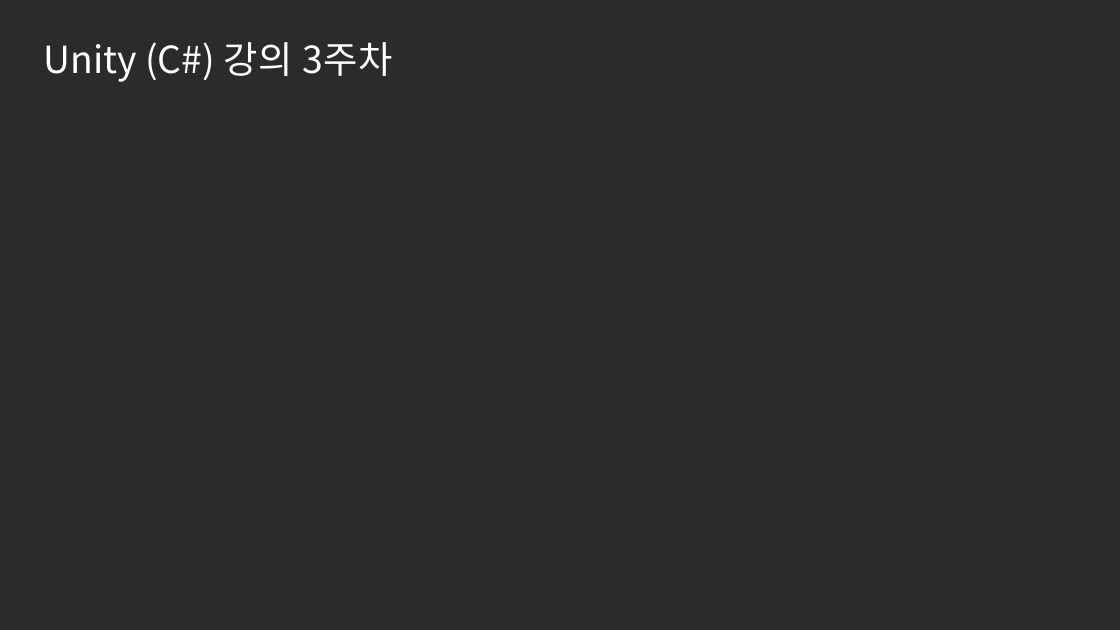
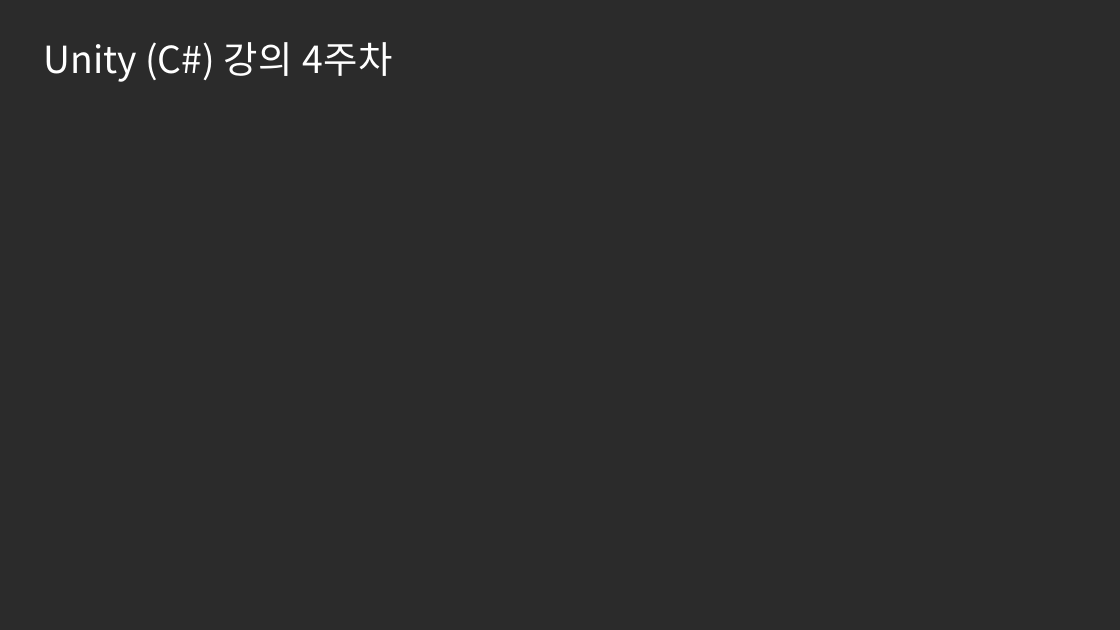
Before and after one commit to JJaery/SBSGameAcademy3, a slide deck: slide 1 of 4주차/SBS게임아카데미_UNITY주말4개월_4주차(유니티).pptx. Drawn at 1120x630 pixels with LibreOffice and Linux fonts; fonts in the diff are those of the drawing; background and template pictures are left out; a plain dark background stands for a picture behind light text. Boxes give left, top, right and bottom in pixels: in the first picture for what was removed or moved away, otherwise in the second. Text is boxed around its words. In the diff, an @@ line names an element or a change of style, - is before the commit and + after.

```diff
--- a/4주차/SBS게임아카데미_UNITY주말4개월_4주차(유니티).pptx
+++ b/4주차/SBS게임아카데미_UNITY주말4개월_4주차(유니티).pptx
@@ text at [43, 42, 392, 82]: text changed @@
-Unity (C#) 강의 3주차
+Unity (C#) 강의 4주차
```
Also in this commit, not shown: 1 other slide changed, 25 other files.
